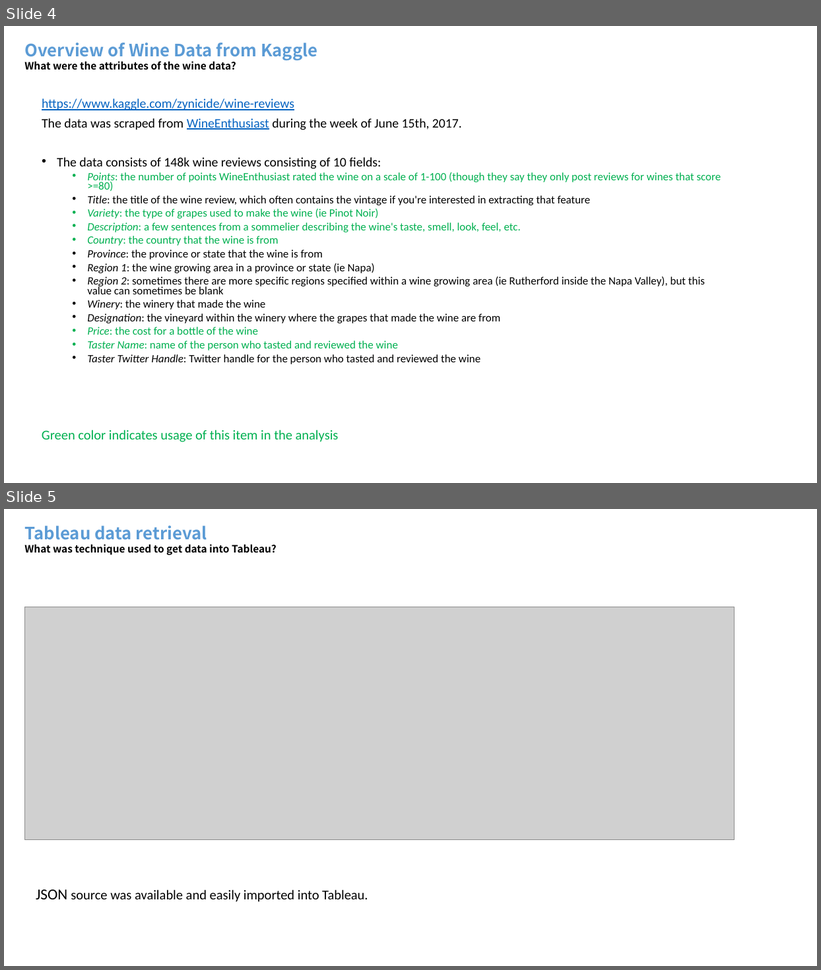
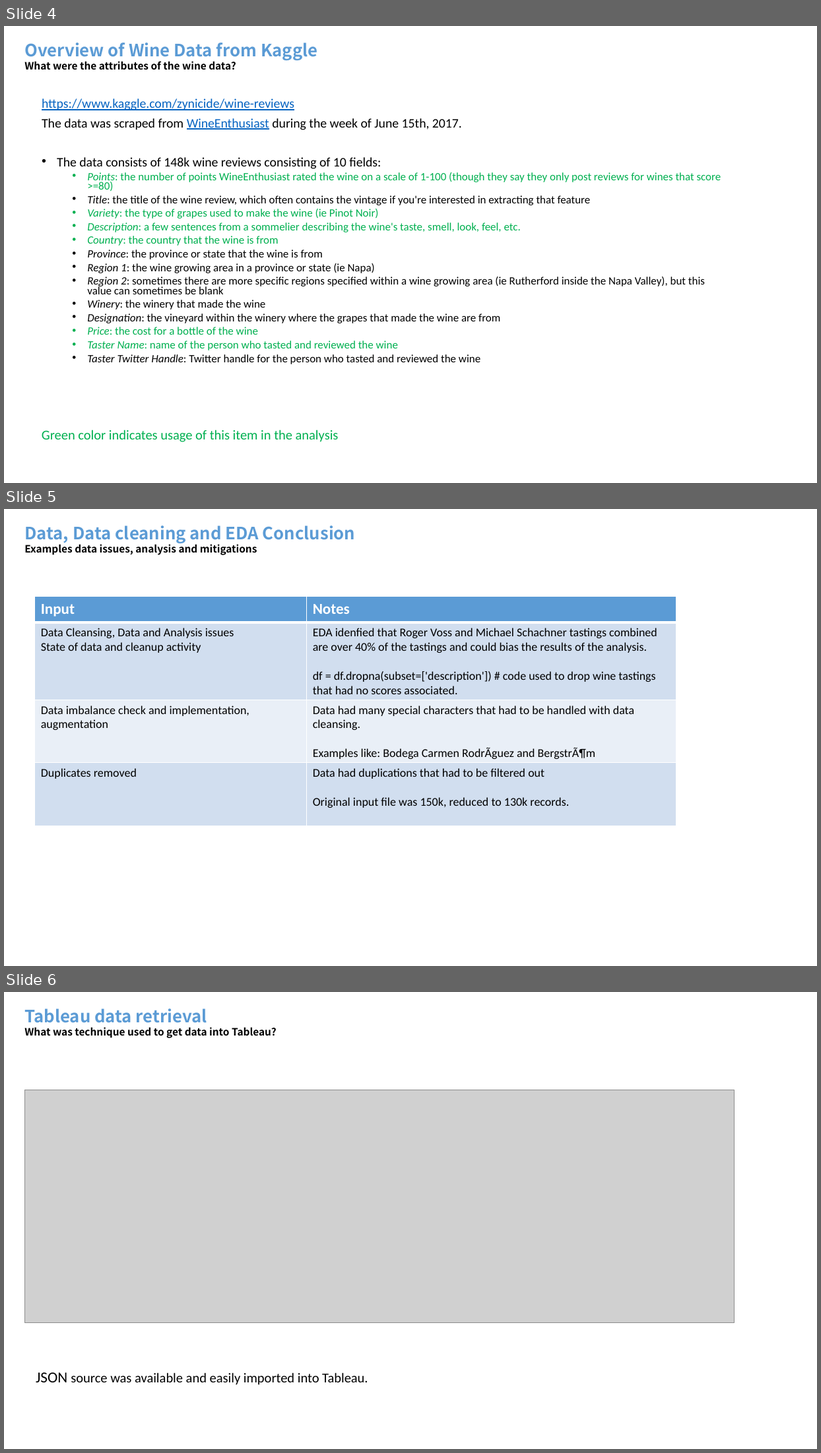
Before and after one commit to mdegrado/Wine-reviews-analysis-and-visualization, a slide deck: winereviews/Wine Reviews Analysis and Visualization.pptx. Shown one above the other, each under a label of ours: slides 4 and 5 before the commit, slides 4, 5 and 6 after it. The pictures are 821x970 and 821x1453 pixels, drawn with LibreOffice and Linux fonts; fonts in the diff are those of the drawing; grey boxes stand for pictures. Boxes give left, top, right and bottom in pixels: in the first picture for what was removed or moved away, otherwise in the second. Text is boxed around its words. In the diff, an @@ line names an element or a change of style, - is before the commit and + after.

```diff
--- a/winereviews/Wine Reviews Analysis and Visualization.pptx
+++ b/winereviews/Wine Reviews Analysis and Visualization.pptx
@@ slide 5 added at (4,509,817,966), background #FFFFFF @@
@@ text added at (24,525,356,555), 12 pt, text #000000, bold @@
+Data, Data cleaning and EDA Conclusion
+Examples data issues, analysis and mitigations
@@ table added at (34,597,677,826), 4 rows, 2 columns @@
+Input | Notes
+Data Cleansing, Data and Analysis issues State of data and cleanup activity | EDA idenfied that Roger Voss and Michael Schachner tastings combined are over 40% of the tastings and could bias the results of the analysis. / df = df.dropna(subset=['description']) # code used to drop wine tastings that had no scores associated.
+Data imbalance check and implementation, augmentation | Data had many special characters that had to be handled with data cleansing. / Examples like: Bodega Carmen RodrÃguez and BergstrÃ¶m
+Duplicates removed | Data had duplications that had to be filtered out / Original input file was 150k, reduced to 130k records.
@@ what was slide 5 is now slide 6 @@
```
Also in this commit, not shown: 5 slides changed, 2 other slides added.
